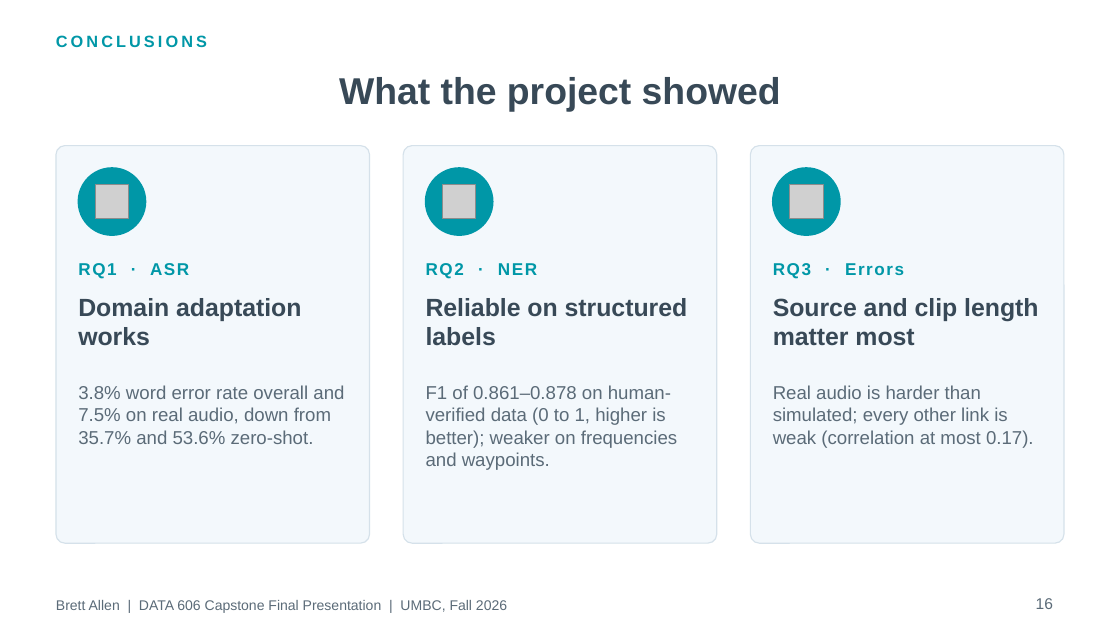
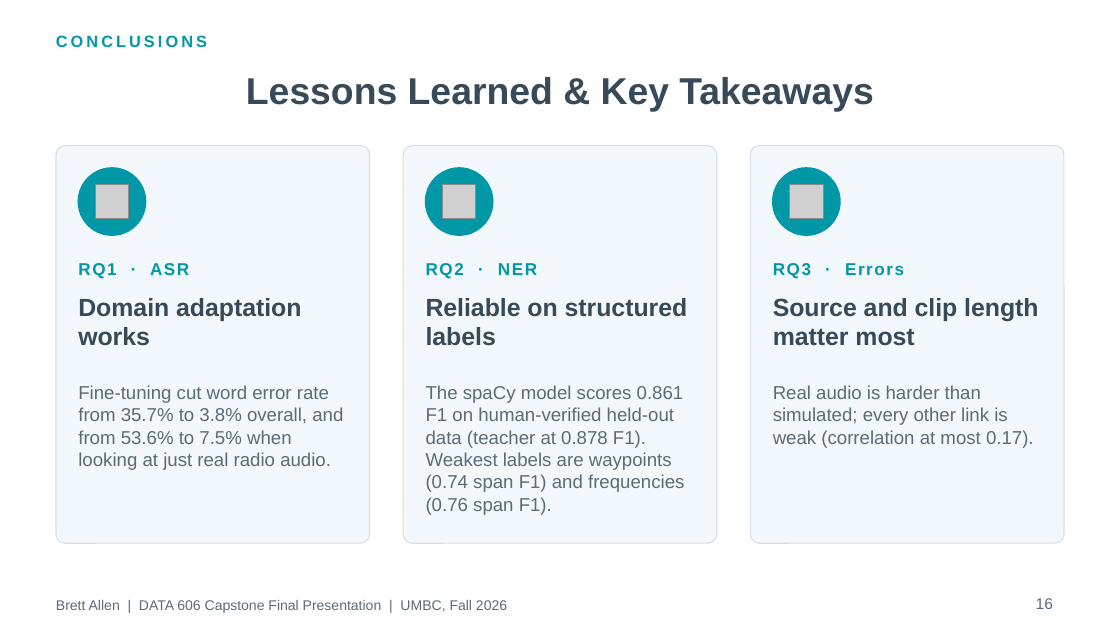
Before and after one commit to BrettFX/UMBC-DATA606-Capstone, a slide deck: slide 16 of docs/Allen_DATA_606_Capstone_Final.pptx. Drawn at 1120x630 pixels with LibreOffice and Linux fonts; fonts in the diff are those of the drawing; grey boxes stand for pictures. Boxes give left, top, right and bottom in pixels: in the first picture for what was removed or moved away, otherwise in the second. Text is boxed around its words. In the diff, an @@ line names an element or a change of style, - is before the commit and + after.

Commit message:
Update final presentation slides Adjust wording and visuals, etc.

```diff
--- a/docs/Allen_DATA_606_Capstone_Final.pptx
+++ b/docs/Allen_DATA_606_Capstone_Final.pptx
@@ title at (246, 77, 873, 112): text changed @@
-What the project showed
+Lessons Learned & Key Takeaways
@@ text at (78, 385, 343, 470): text changed @@
-3.8% word error rate overall and 7.5% on real audio, down from 35.7% and 53.6% zero-shot.
+Fine-tuning cut word error rate from 35.7% to 3.8% overall, and from 53.6% to 7.5% when looking at just real radio audio.
@@ text at (426, 385, 684, 515): text changed @@
-F1 of 0.861–0.878 on human-verified data (0 to 1, higher is better); weaker on frequencies and waypoints.
+The spaCy model scores 0.861 F1 on human-verified held-out data (teacher at 0.878 F1). Weakest labels are waypoints (0.74 span F1) and frequencies (0.76 span F1).
```
Also in this commit, not shown: 16 other slides changed, 1 other file.
